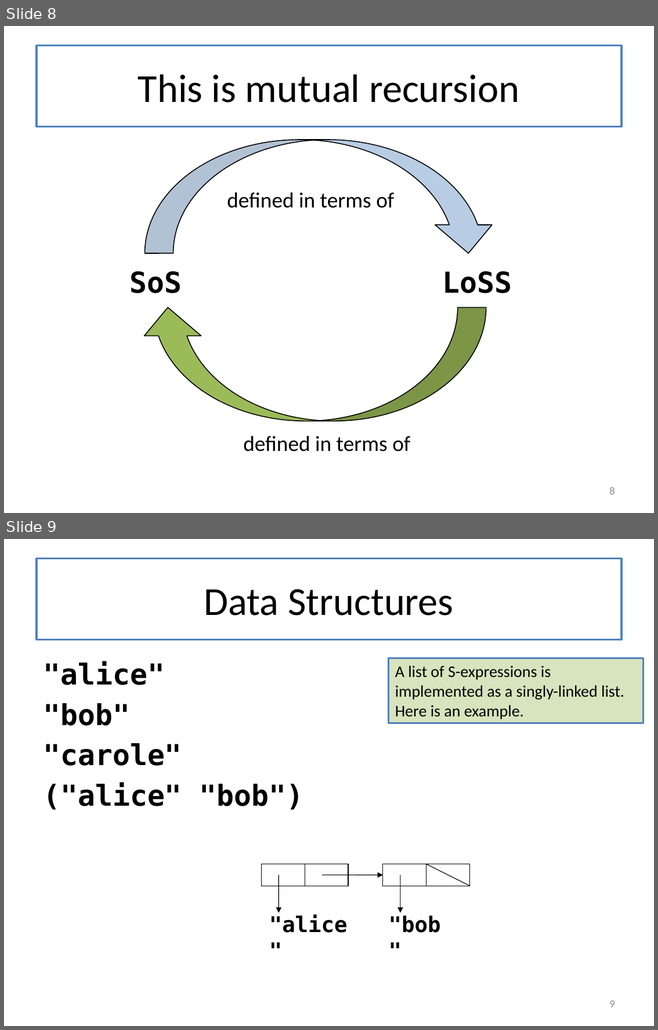
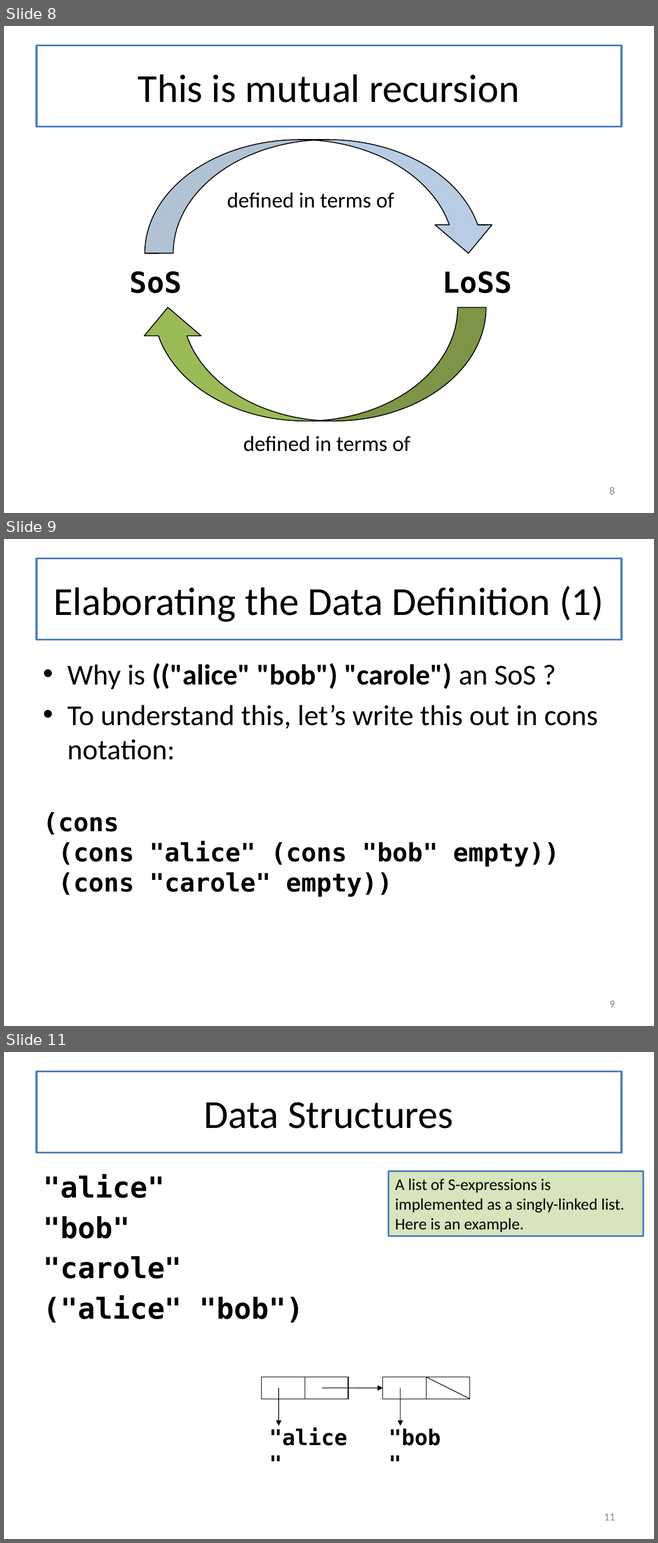
Before and after one commit to mwand/cs5010f16, a slide deck: Slides/Lesson 6.5 Lists of Lists.pptx. Shown one above the other, each under a label of ours: slides 8 and 9 before the commit, slides 8, 9 and 11 after it; the slides between them are not shown. The pictures are 658x1030 and 658x1543 pixels, drawn with LibreOffice and Linux fonts; fonts in the diff are those of the drawing. Boxes give left, top, right and bottom in pixels: in the first picture for what was removed or moved away, otherwise in the second. Text is boxed around its words. In the diff, an @@ line names an element or a change of style, - is before the commit and + after.

```diff
--- a/Slides/Lesson 6.5 Lists of Lists.pptx
+++ b/Slides/Lesson 6.5 Lists of Lists.pptx
@@ slide 9 added at [4, 539, 654, 1026], background #FFFFFF @@
@@ title added at [36, 559, 621, 640], fill #FFFFFF, outline #4F81BD 2.25 pt, 44 pt, text #000000 @@
+Elaborating the Data Definition (1)
@@ text added at [43, 663, 597, 897], 32 pt, text #000000, bold @@
+• Why is (("alice" "bob") "carole") an SoS ?
+• To understand this, let’s write this out in cons notation:
+(cons
+(cons "alice" (cons "bob" empty))
+(cons "carole" empty))
@@ page number added at [609, 1001, 614, 1008], 12 pt, text #8C8C8C @@
+9
@@ what was slide 9 is now slide 11 @@
@@ page number at [604, 1514, 615, 1521]: text changed @@
-9
+11
```
Also in this commit, not shown: 2 slides changed, 1 other slide added, 7 other files.
